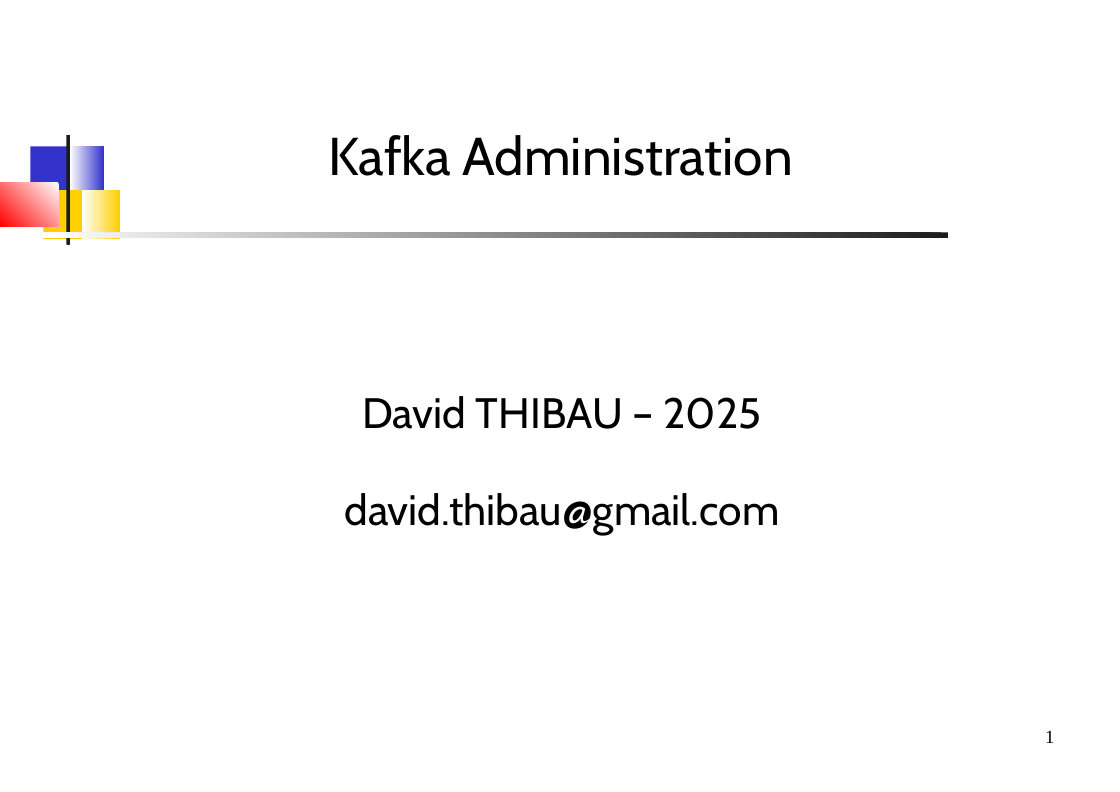
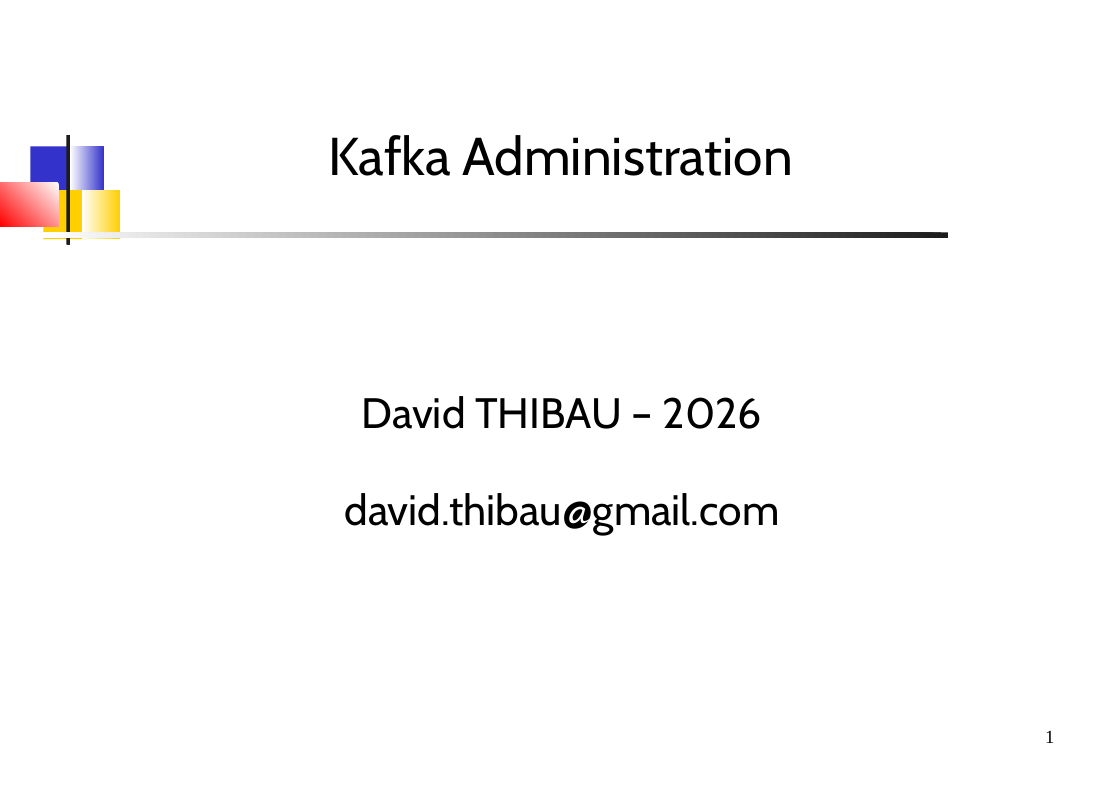
Before and after one commit to dthibau/kafka, a slide deck: slide 1 of KafkaAdmin.odp. Drawn at 1120x792 pixels with LibreOffice and Linux fonts; fonts in the diff are those of the drawing. Boxes give left, top, right and bottom in pixels: in the first picture for what was removed or moved away, otherwise in the second. Text is boxed around its words. In the diff, an @@ line names an element or a change of style, - is before the commit and + after.

```diff
--- a/KafkaAdmin.odp
+++ b/KafkaAdmin.odp
@@ subtitle at <box>362,396,762,429</box>: text changed @@
-David THIBAU – 2025
+David THIBAU – 2026
```
Also in this commit, not shown: 1 other slide changed, 3 other files.
